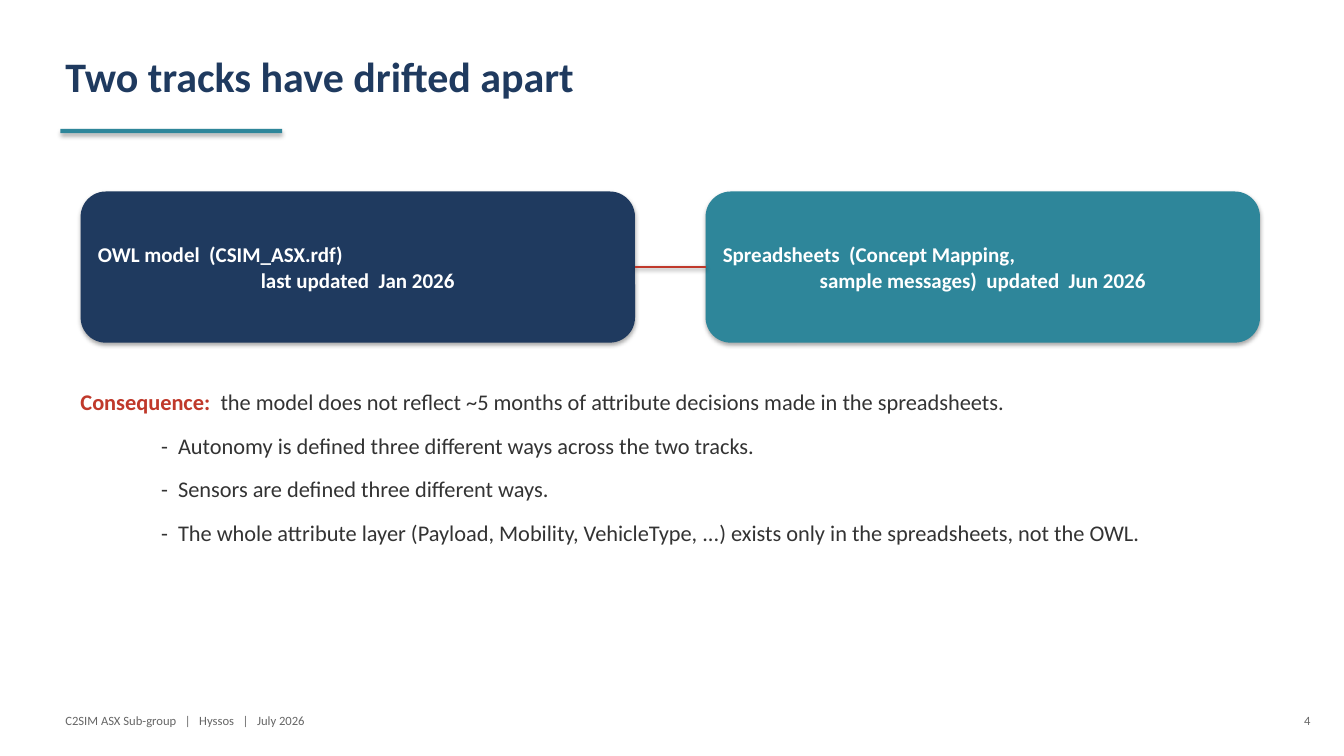
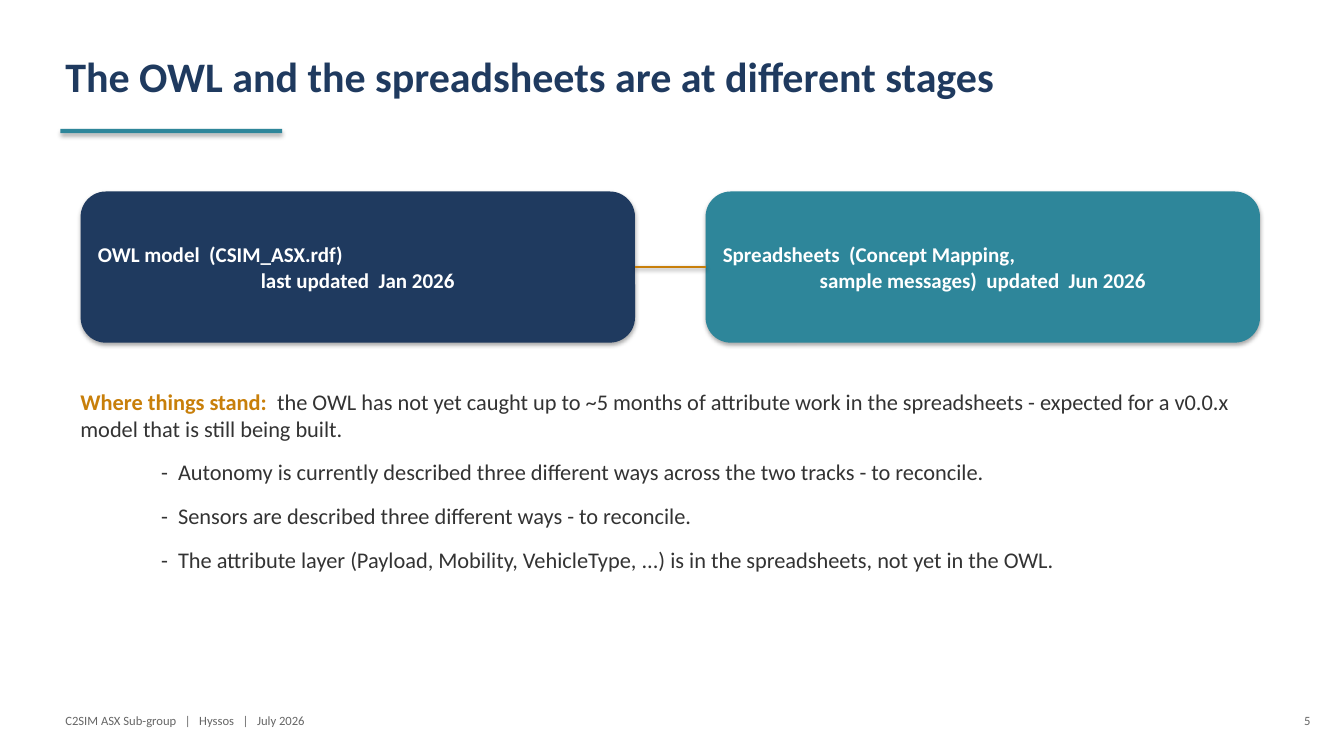
Before and after one commit to hyssostech/C2SIMArtifacts, a slide deck: slide 5 of Subgroups/ASX/InstantiationReview/ASX-Instantiation-Findings.pptx (slide 4 before the commit). Drawn at 1344x756 pixels with LibreOffice and Linux fonts; fonts in the diff are those of the drawing. Boxes give left, top, right and bottom in pixels: in the first picture for what was removed or moved away, otherwise in the second. Text is boxed around its words. In the diff, an @@ line names an element or a change of style, - is before the commit and + after.

```diff
--- a/Subgroups/ASX/InstantiationReview/ASX-Instantiation-Findings.pptx
+++ b/Subgroups/ASX/InstantiationReview/ASX-Instantiation-Findings.pptx
@@ text at box(65, 62, 993, 99): text changed @@
-Two tracks have drifted apart
+The OWL and the spreadsheets are at different stages
@@ line (635, 267) - (706, 267): stroke #C0392B 1.5 pt to #C87F0A 1.5 pt @@
@@ text at box(80, 394, 1229, 572): text changed @@
-Consequence: the model does not reflect ~5 months of attribute decisions made in the spreadsheets.
-  - Autonomy is defined three different ways across the two tracks.
-  - Sensors are defined three different ways.
-  - The whole attribute layer (Payload, Mobility, VehicleType, ...) exists only in the spreadsheets, not the OWL.
+Where things stand: the OWL has not yet caught up to ~5 months of attribute work in the spreadsheets - expected for a v0.0.x model that is still being built.
+  - Autonomy is currently described three different ways across the two tracks - to reconcile.
+  - Sensors are described three different ways - to reconcile.
+  - The attribute layer (Payload, Mobility, VehicleType, ...) is in the spreadsheets, not yet in the OWL.
@@ text at box(1304, 717, 1310, 725): text changed @@
-4
+5
```
Also in this commit, not shown: 18 other slides changed, 2 slides added, 13 other files.
